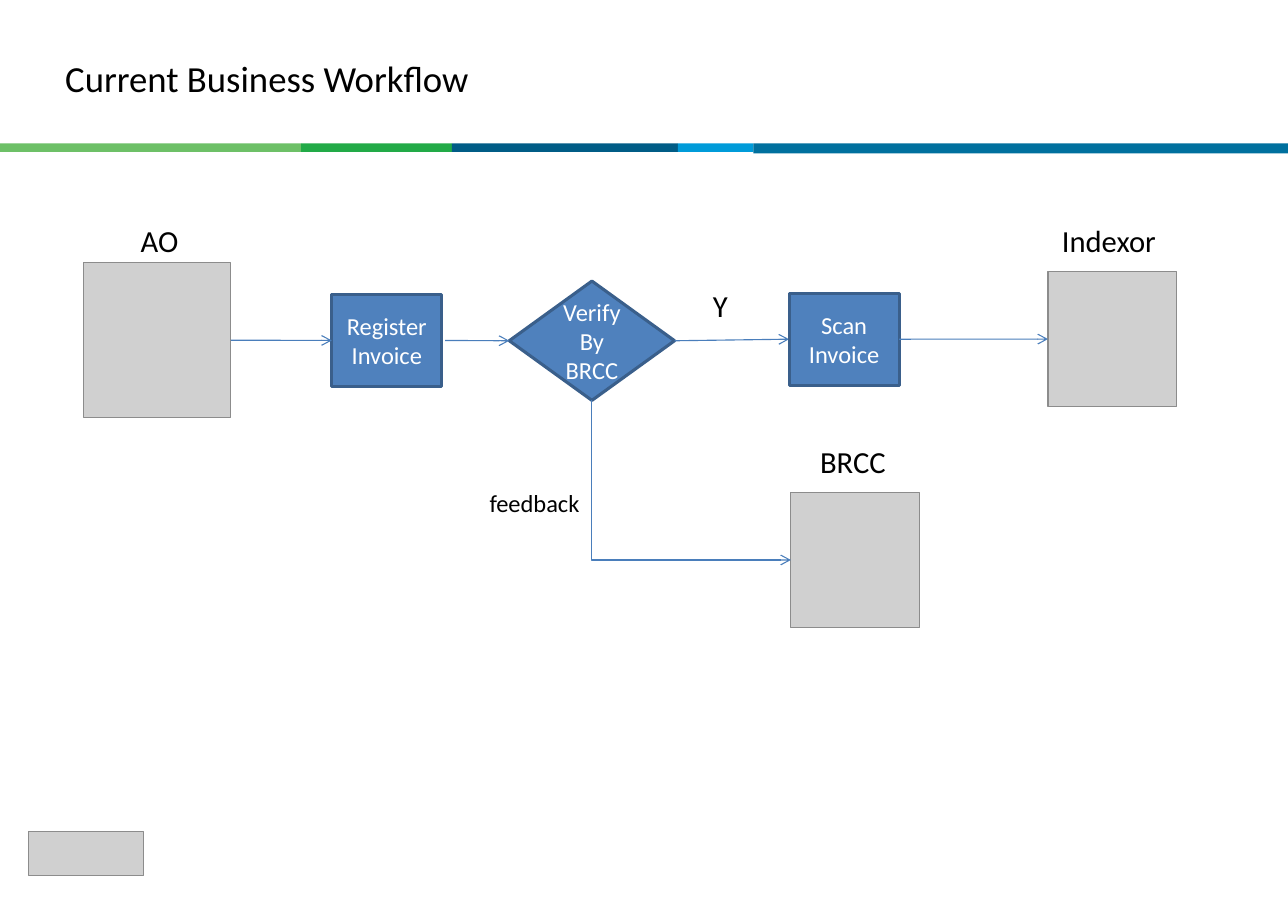
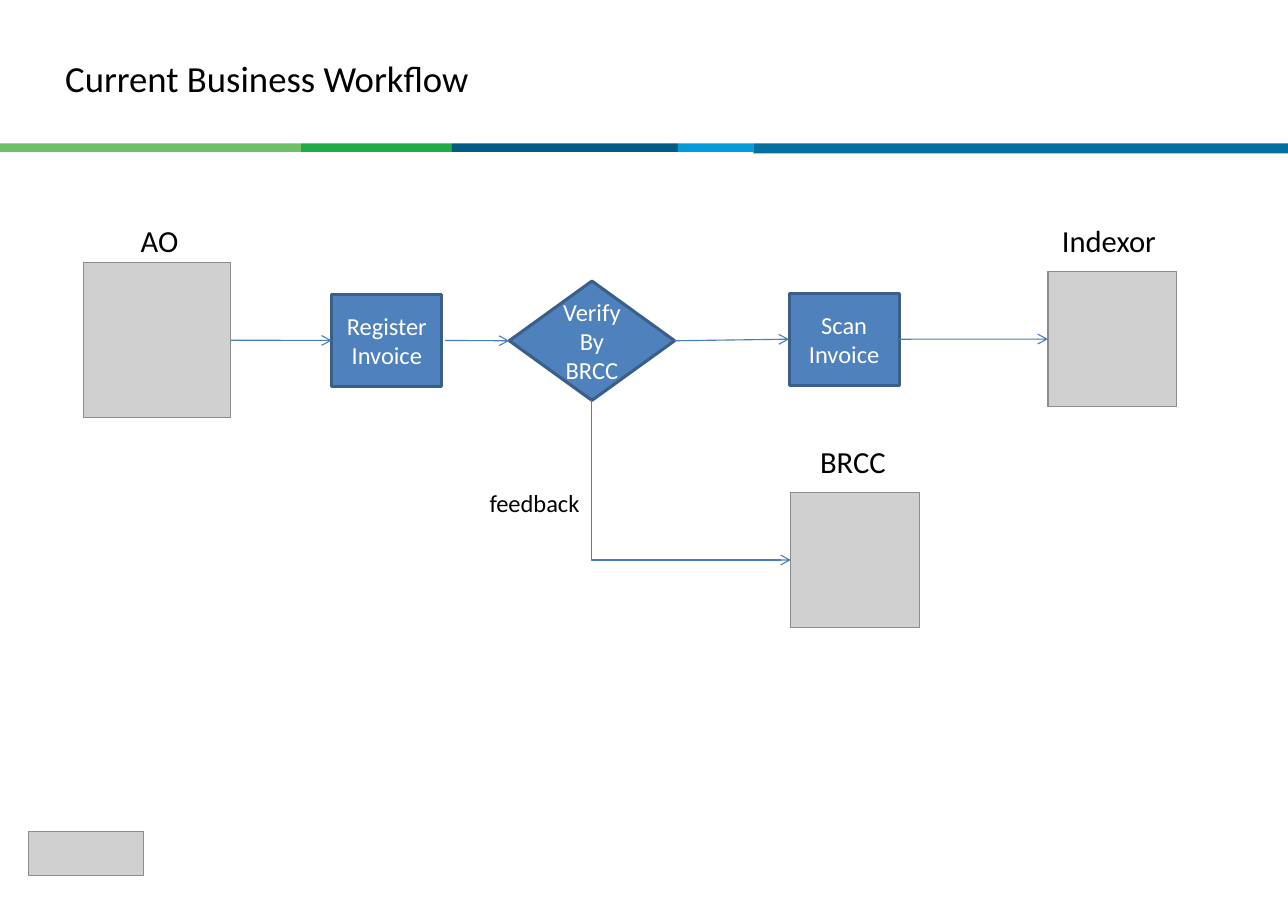
Before and after one commit to tjvictor/auto-scan, a slide deck: slide 4 of src/main/resources/Code Marathon.pptx (slide 5 before the commit). Drawn at 1288x911 pixels with LibreOffice and Linux fonts; fonts in the diff are those of the drawing; grey boxes stand for pictures. Boxes give left, top, right and bottom in pixels: in the first picture for what was removed or moved away, otherwise in the second. Text is boxed around its words. In the diff, an @@ line names an element or a change of style, - is before the commit and + after.

```diff
--- a/src/main/resources/Code Marathon.pptx
+++ b/src/main/resources/Code Marathon.pptx
@@ text removed at (713, 297, 728, 317) @@
-Y
```
Also in this commit, not shown: 3 other slides changed.
